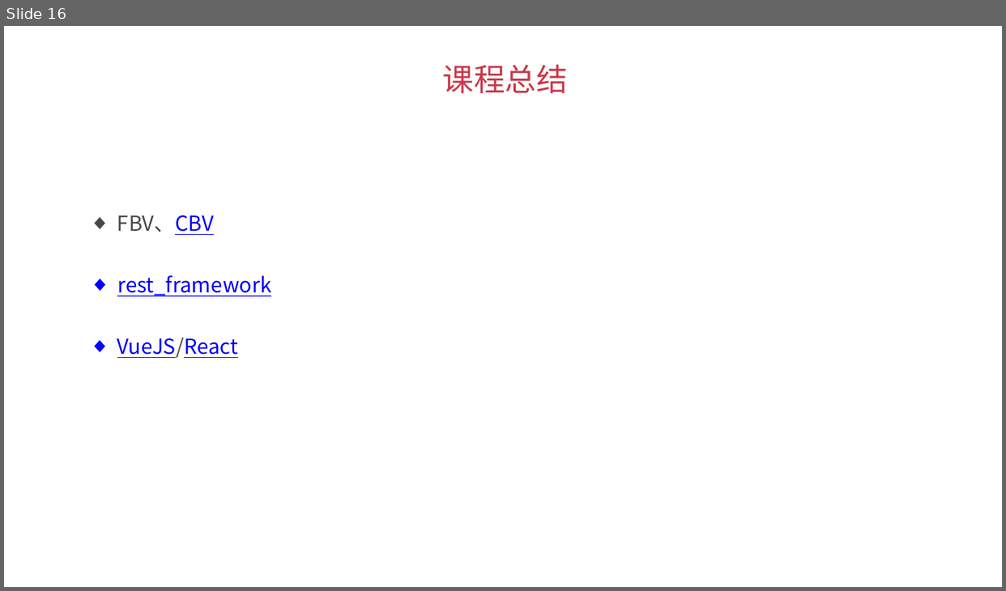
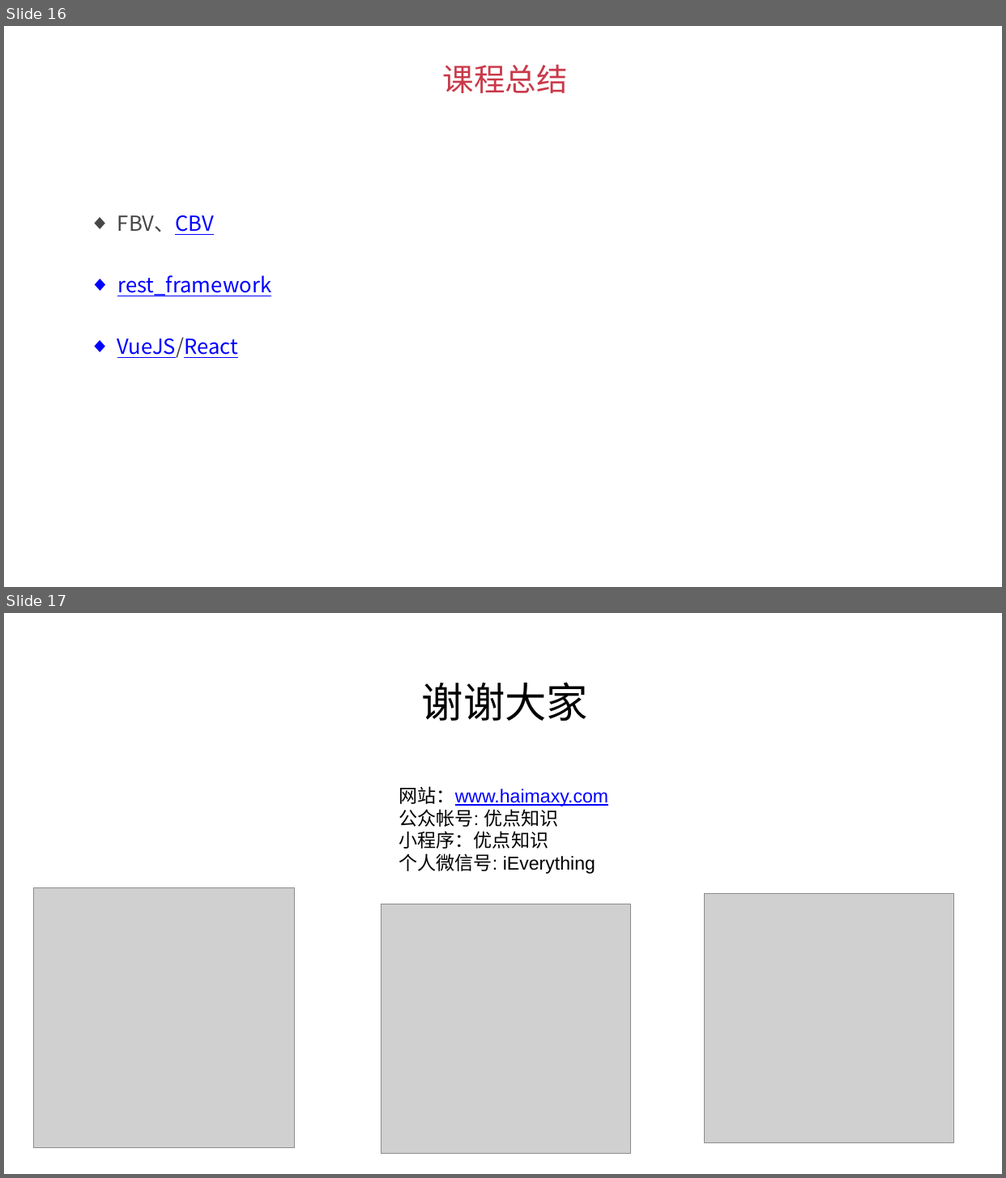
Before and after one commit to cnych/productaste, a slide deck: docs/django2 实战.pptx. Shown one above the other, each under a label of ours: slide 16 before the commit, slides 16 and 17 after it. The pictures are 1006x591 and 1006x1178 pixels, drawn with LibreOffice and Linux fonts; fonts in the diff are those of the drawing; grey boxes stand for pictures. Boxes give left, top, right and bottom in pixels: in the first picture for what was removed or moved away, otherwise in the second. Text is boxed around its words. In the diff, an @@ line names an element or a change of style, - is before the commit and + after.

```diff
--- a/docs/django2 实战.pptx
+++ b/docs/django2 实战.pptx
@@ slide 17 added at (4, 613, 1002, 1174), background #FFFFFF @@
@@ text added at (422, 682, 588, 721), 40 pt, text #000000 @@
+谢谢大家
@@ text added at (398, 786, 608, 874), 18 pt, text #000000 @@
+网站：www.haimaxy.com
+公众帐号: 优点知识
+小程序：优点知识
+个人微信号: iEverything
@@ picture added at (34, 888, 295, 1148) @@
@@ picture added at (704, 894, 953, 1143) @@
@@ picture added at (381, 905, 631, 1153) @@
```
Also in this commit, not shown: 2 other files.
